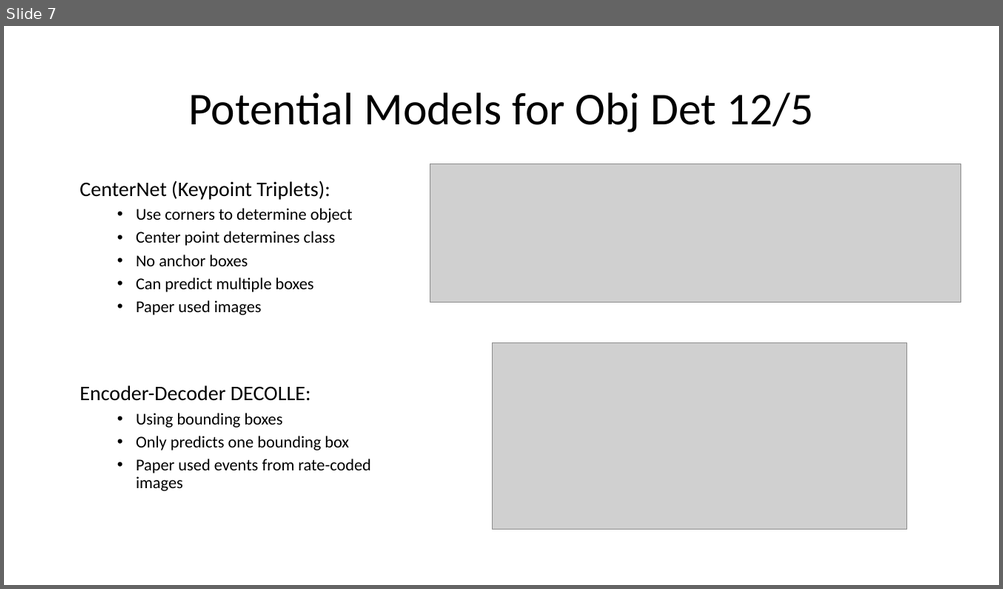
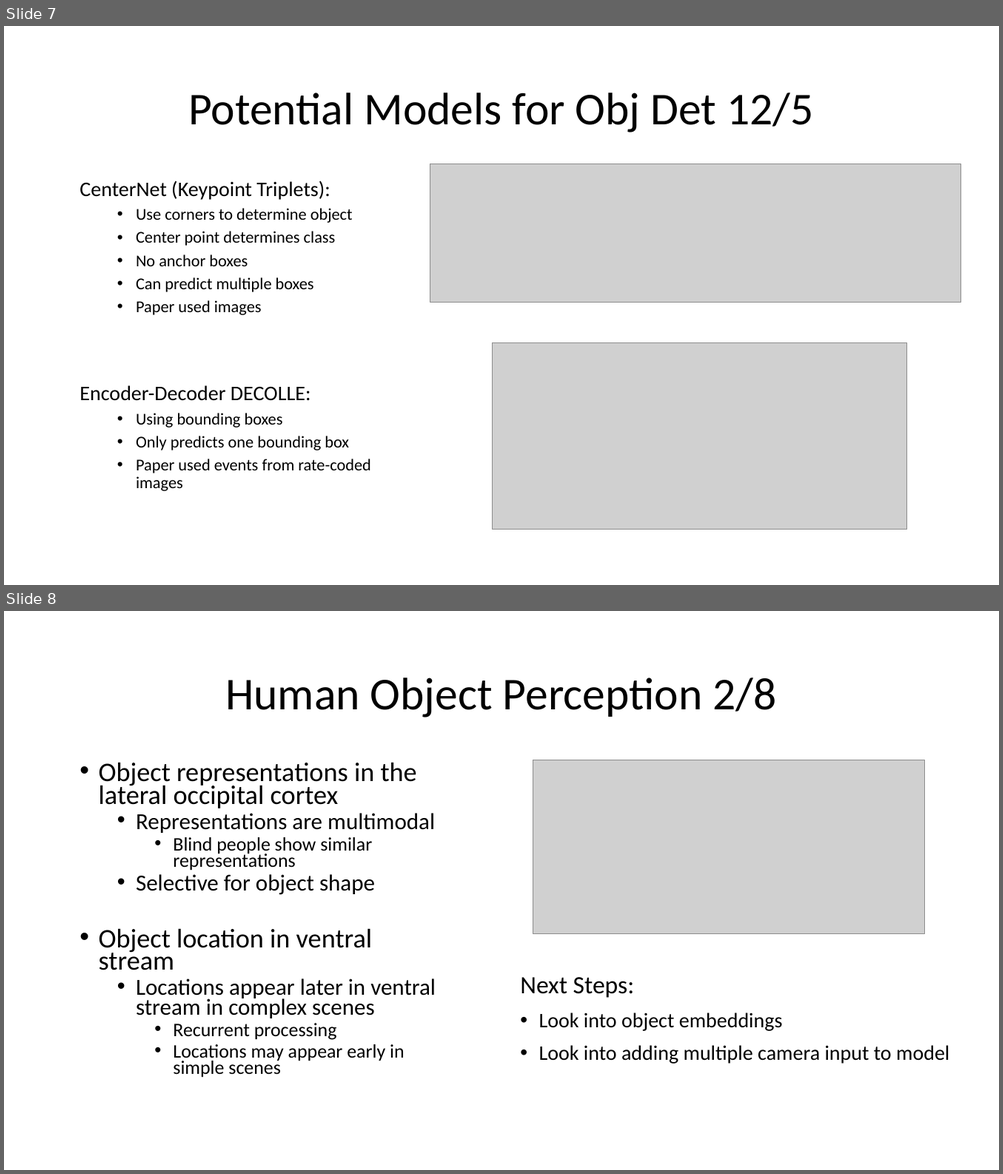
Before and after one commit to tarmst/snn, a slide deck: SNN.pptx. Shown one above the other, each under a label of ours: slide 7 before the commit, slides 7 and 8 after it. The pictures are 1003x589 and 1003x1174 pixels, drawn with LibreOffice and Linux fonts; fonts in the diff are those of the drawing; grey boxes stand for pictures. Boxes give left, top, right and bottom in pixels: in the first picture for what was removed or moved away, otherwise in the second. Text is boxed around its words. In the diff, an @@ line names an element or a change of style, - is before the commit and + after.

Commit message:
Updated presentation

```diff
--- a/SNN.pptx
+++ b/SNN.pptx
@@ slide 8 added at (4, 611, 999, 1170), background #FFFFFF @@
@@ title added at (225, 678, 776, 718), 44 pt, text #000000 @@
+Human Object Perception 2/8
@@ text added at (99, 762, 435, 1078), 22.2 pt, text #000000 @@
+• Object representations in the lateral occipital cortex
+  • Representations are multimodal
+    • Blind people show similar representations
+  • Selective for object shape
+• Object location in ventral stream
+  • Locations appear later in ventral stream in complex scenes
+    • Recurrent processing
+    • Locations may appear early in simple scenes
@@ picture added at (533, 760, 925, 935) @@
@@ text added at (520, 977, 949, 1064), 20 pt, text #000000 @@
+Next Steps:
+• Look into object embeddings
+• Look into adding multiple camera input to model
```
